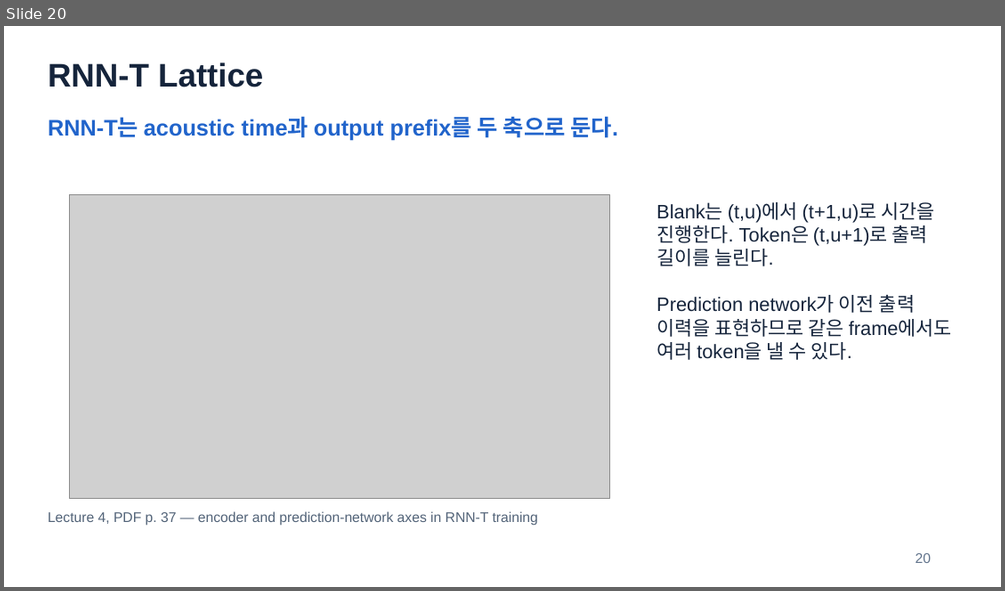
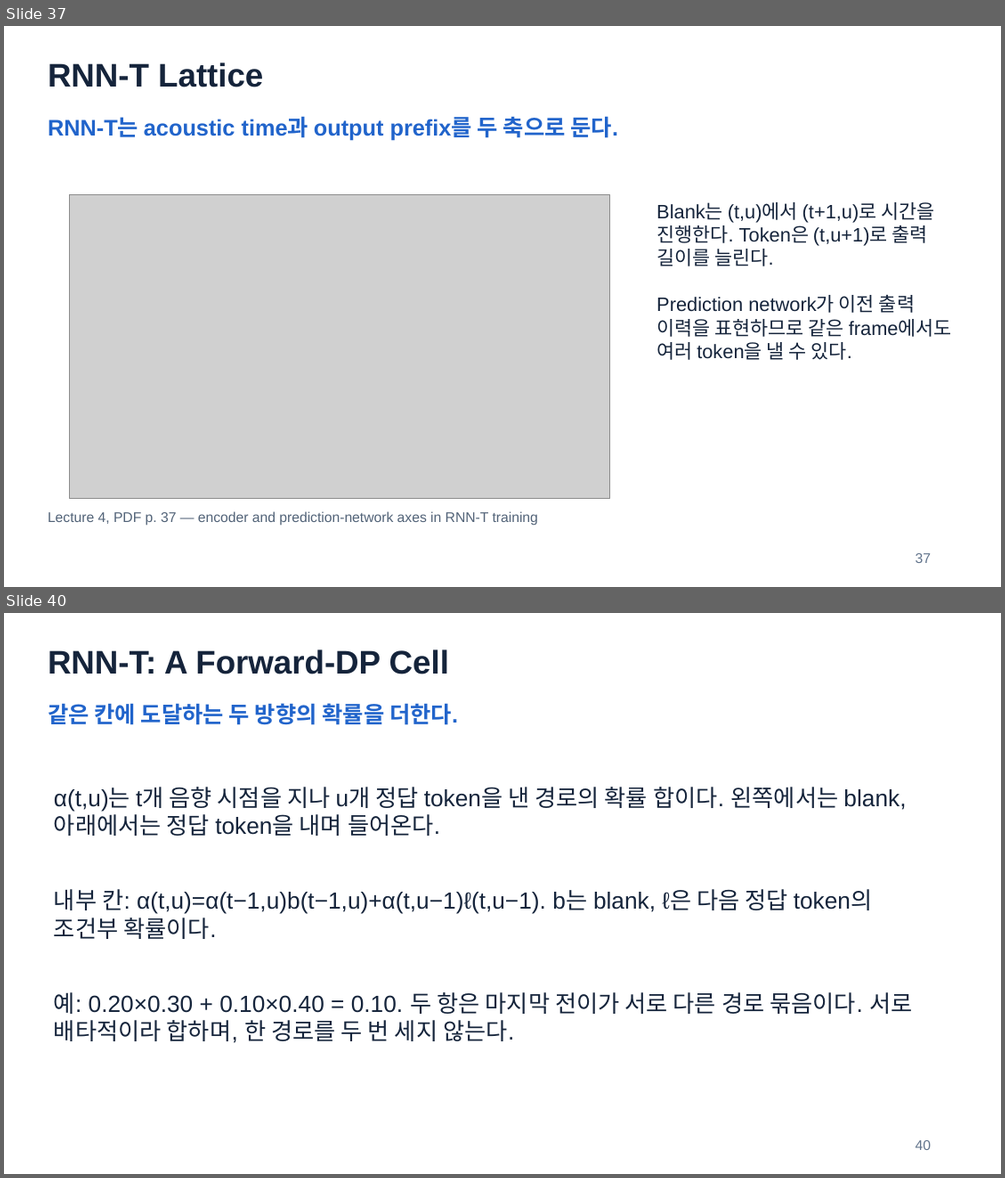
Before and after one commit to HyeonWooNa0861/HyeonWooNa0861.github.io, a slide deck: assets/presentations/study/speech-and-audio-recognition/sar-midterm-review-slides.pptx. Shown one above the other, each under a label of ours: slide 20 before the commit, slides 37 and 40 after it; the slides between them are not shown. The pictures are 1005x591 and 1005x1178 pixels, drawn with LibreOffice and Linux fonts; fonts in the diff are those of the drawing; grey boxes stand for pictures. Boxes give left, top, right and bottom in pixels: in the first picture for what was removed or moved away, otherwise in the second. Text is boxed around its words. In the diff, an @@ line names an element or a change of style, - is before the commit and + after.

```diff
--- a/assets/presentations/study/speech-and-audio-recognition/sar-midterm-review-slides.pptx
+++ b/assets/presentations/study/speech-and-audio-recognition/sar-midterm-review-slides.pptx
@@ slide 40 added at bbox=[4, 613, 1001, 1174], background #FFFFFF @@
@@ text added at bbox=[48, 649, 449, 674], 31.5 pt, text #15243B, bold @@
+RNN-T: A Forward-DP Cell
@@ text added at bbox=[48, 703, 458, 725], 21.8 pt, text #2164CB, bold @@
+같은 칸에 도달하는 두 방향의 확률을 더한다.
@@ text added at bbox=[54, 787, 906, 835], 22.5 pt, text #15243B @@
+α(t,u)는 t개 음향 시점을 지나 u개 정답 token을 낸 경로의 확률 합이다. 왼쪽에서는 blank, 아래에서는 정답 token을 내며 들어온다.
@@ text added at bbox=[54, 889, 873, 939], 22.5 pt, text #15243B @@
+내부 칸: α(t,u)=α(t−1,u)b(t−1,u)+α(t,u−1)ℓ(t,u−1). b는 blank, ℓ은 다음 정답 token의 조건부 확률이다.
@@ text added at bbox=[54, 992, 912, 1043], 22.5 pt, text #15243B @@
+예: 0.20×0.30 + 0.10×0.40 = 0.10. 두 항은 마지막 전이가 서로 다른 경로 묶음이다. 서로 배타적이라 합하며, 한 경로를 두 번 세지 않는다.
@@ text added at bbox=[915, 1140, 930, 1150], 13.5 pt, text #62748C @@
+40
@@ what was slide 20 is now slide 37 @@
@@ slide 37 changed as well @@
@@ text at bbox=[915, 553, 930, 563]: text changed @@
-20
+37
```
Also in this commit, not shown: 9 other slides changed, 36 other slides added, 2 other files.
